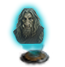
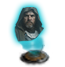
Layers edited between the first and the second 65 × 67 image:
painted on "Calque 21" over [13, 7, 45, 46]
